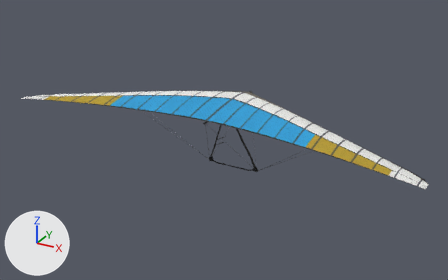
One commit to the Blender file assets/source/glider_ww_talon.blend: the scene before it, then after it.
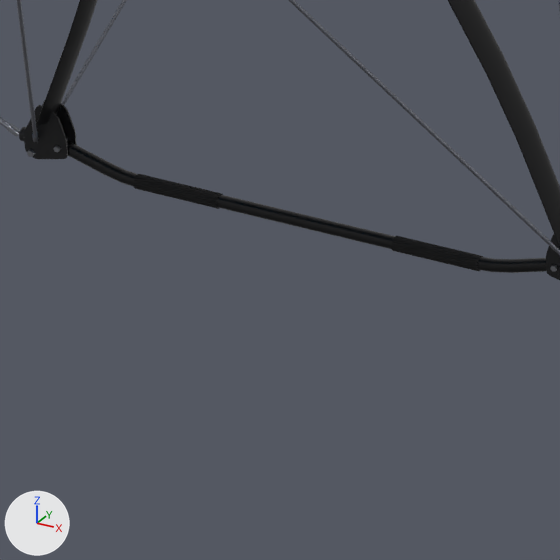
There are two pictures of each version: one whole from a 50 mm lens placed at (6.82, -12.58, 5.48), pointed at (0.02, -0.21, -0.7), one close up on the part from 46% to 57% of the width and 53% to 70% of the height. The lights are fixed; the arrows at lower left show +X, +Y and +Z. The first two pictures are the older version.

Names of what the first close-up shows: 'ControlFrame'.
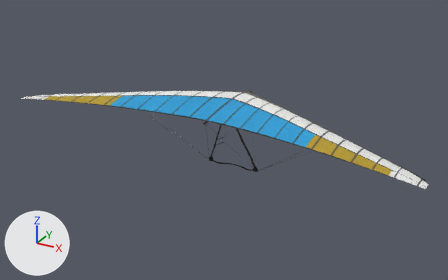
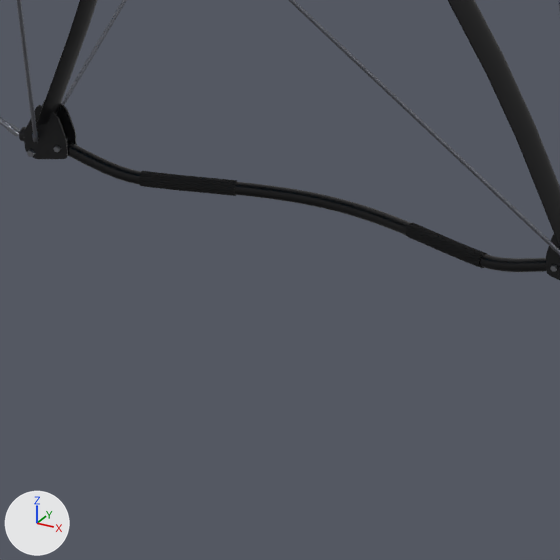
Changed parts and their boxes (x1, y1, x2, y2) in the close-ups (560 x 560 px):
```json
{"part": 1, "of": "me_controlframe", "change": "added", "after": [139, 171, 237, 196], "on screen": "black"}
{"part": 2, "of": "me_controlframe", "change": "added", "after": [405, 223, 485, 267], "on screen": "black"}
{"part": 3, "of": "me_controlframe", "change": "cut back", "before": [67, 141, 546, 273], "after": [67, 141, 546, 272]}
```

Edits to the scene script, one JSON object a line:
```json
{"block": "me_controlframe", "where": "# used by ob_controlframe; location = (0.0, 0.0, 0.0)"}
{"op": "remove", "block": "me_controlframe", "code": "me_controlframe.from_pydata(...)  # 4034 vertices, 1990 faces; spans x -3.1..3.1, y -1.08..1.17, z -1.67..0.09"}
{"op": "add", "block": "me_controlframe", "code": "me_controlframe.from_pydata(...)  # 4642 vertices, 2598 faces; spans x -3.1..3.1, y -1.08..1.17, z -1.67..0.09"}
{"block": "me_controlframe", "change": "me_controlframe part 1: a new loose piece of 112 vertices spanning x -0.43..-0.22, y 0.3..0.39, z -1.67..-1.63, in mat_grip (black #121213)"}
{"block": "me_controlframe", "change": "me_controlframe part 2: a new loose piece of 112 vertices spanning x 0.22..0.43, y 0.3..0.39, z -1.67..-1.63, in mat_grip (black #121213)"}
{"block": "me_controlframe", "change": "me_controlframe part 3: 6 vertices moved from x -0.64..0.64, y 0.3..0.31, z -1.66..-1.61 to x -0.65..0.65, y 0.3..0.31, z -1.66..-1.61; 224 vertices removed from x -0.64..0.64, y 0.28..0.31, z -1.67..-1.59; 608 vertices added at x -0.65..0.65, y 0.28..0.42, z -1.66..-1.59"}
{"block": "me_controlframe", "change": "other edits to the shape of me_controlframe do not show in these pictures"}
```
